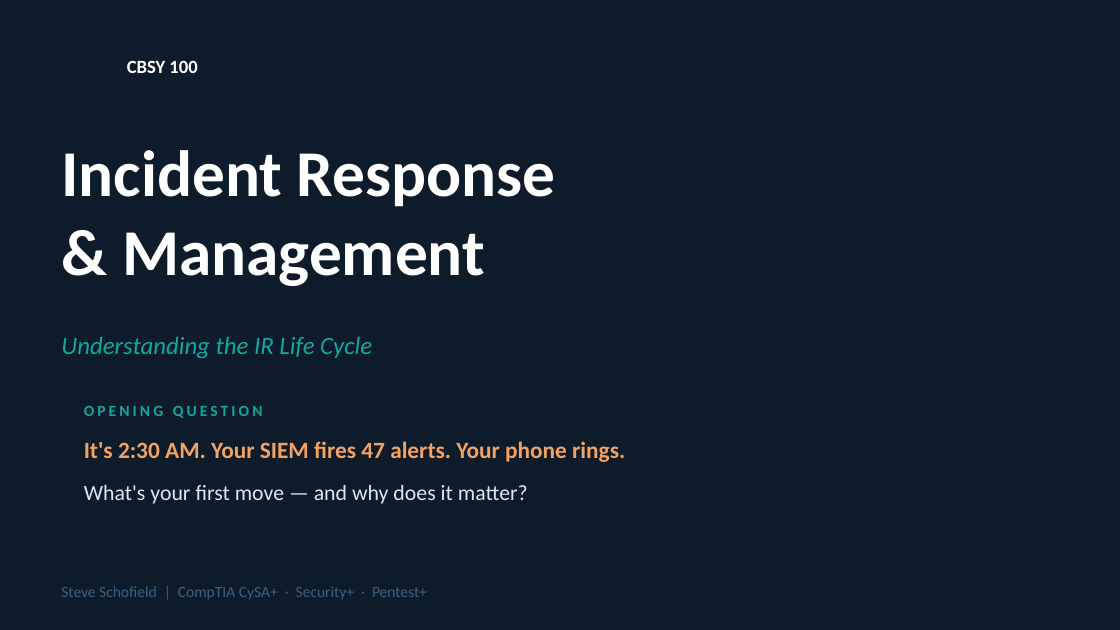
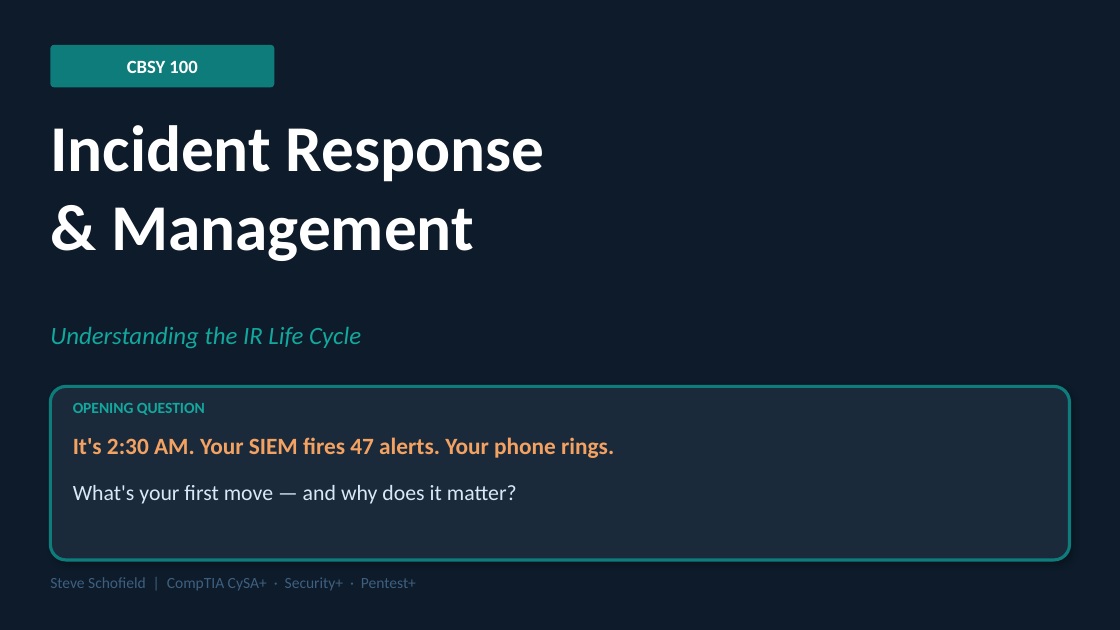
Before and after one commit to steveschofield/scripts, a slide deck: slide 1 of IR_Demo_Schofield.pptx. Drawn at 1120x630 pixels with LibreOffice and Linux fonts; fonts in the diff are those of the drawing. Boxes give left, top, right and bottom in pixels: in the first picture for what was removed or moved away, otherwise in the second. Text is boxed around its words. In the diff, an @@ line names an element or a change of style, - is before the commit and + after.

```diff
--- a/IR_Demo_Schofield.pptx
+++ b/IR_Demo_Schofield.pptx
@@ rounded rectangle at bbox=[50, 45, 274, 87]: shape to rounded rectangle; outline #0E7C7B 1 pt to none; shadow off @@
@@ rounded rectangle at bbox=[50, 386, 1070, 560]: shape to rounded rectangle; outline #0E7C7B 1 pt to #0E7C7B 2 pt; shadow off @@
@@ shape removed at bbox=[50, 386, 1070, 560] @@
@@ text "OPENING QUESTION" at bbox=[73, 403, 205, 415]: letter spacing 2 to 0 pt; vertical alignment middle to top @@
@@ vertical alignment middle to top in 5 elements at bbox=[50, 125, 545, 261], bbox=[50, 327, 361, 348], bbox=[73, 437, 614, 458], bbox=[50, 577, 416, 591], bbox=[73, 485, 517, 504] @@
```
Also in this commit, not shown: 6 other slides changed.
